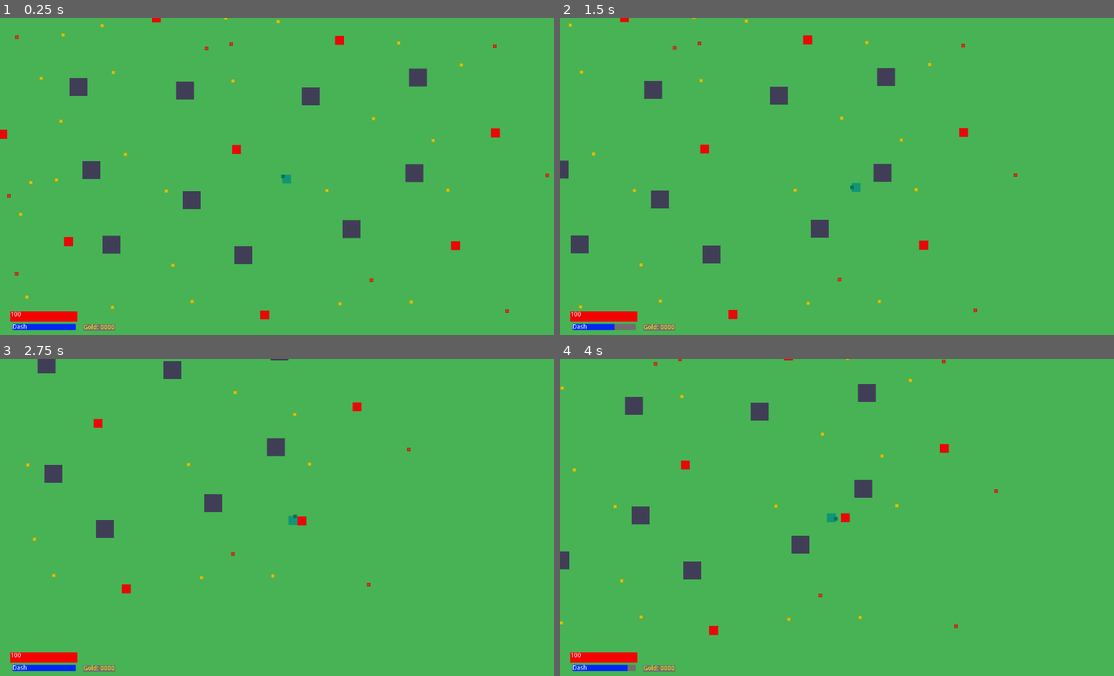
Above: before the commit, frames 1-4 (two rows, left to right).
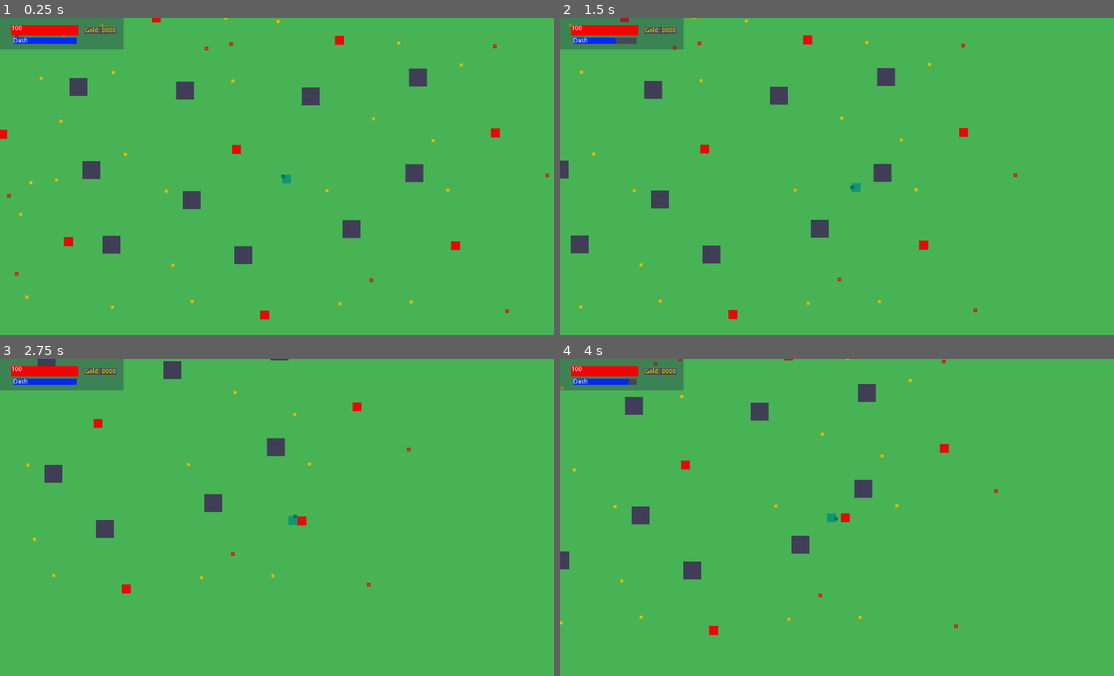
Above: after the commit, the same moments.

Repository: arget4me/TryingToStop
Game: Godot game, scene res://Scenes/SampleScene.tscn
The game is run twice, just before and just after one commit, with the same random seed, the same clock (stepped at 60 frames per second) and the same inputs.
Inputs (mouse positions are in pixels of both pictures, inside the frame that each line leads up to):
- Up to frame 1 (0.25 s): no input
- Up to frame 2 (1.5 s): tap Enter at 0.5 s; move the mouse to (975, 163) at 0.52 s; hold Right (ui_right) 0.53-1.28 s; click (975, 163) at 0.67 s; move the mouse to (731, 195) at 1.27 s; hold Down (ui_down) from 1.28 s (still down)
- Up to frame 3 (2.75 s): move the mouse to (343, 447) at 2.02 s; release Down (ui_down) at 2.03 s; hold Right (ui_right) from 2.03 s (still down)
- Up to frame 4 (4 s): move the mouse to (820, 584) at 2.77 s; release Right (ui_right) at 2.78 s; hold Up (ui_up) 2.78-3.53 s; click (820, 584) at 2.92 s; move the mouse to (1019, 568) at 3.52 s; hold Left (ui_left) from 3.53 s (still down)

The runs differ from the first frame. In frame 1, 3.0% of the frame differs, in the area x 0-23%, y 0-99%; in frame 2, 3.0%; in frame 3, 2.9%; in frame 4, 3.0%.

Commit message:
Top left HUD and player change color when damaged

Diff:
--- a/GrandTale/Scenes/HUD.gd
+++ b/GrandTale/Scenes/HUD.gd
@@ -30,4 +30,4 @@
 
 
 func _on_Player_gold_changed(gold):
-	gold_label.text = "Gold: %7d" % gold
+	gold_label.text = "Gold: %04d" % gold
--- a/GrandTale/Scenes/SampleScene.tscn
+++ b/GrandTale/Scenes/SampleScene.tscn
@@ -181,12 +181,17 @@
 [node name="HUD" type="CanvasLayer" parent="."]
 script = ExtResource( 5 )
 
+[node name="ColorRect" type="ColorRect" parent="HUD"]
+margin_right = 276.0
+margin_bottom = 70.0
+color = Color( 0.172549, 0.247059, 0.317647, 0.415686 )
+
 [node name="Health" type="ColorRect" parent="HUD"]
-margin_left = 23.0
-margin_top = 656.0
-margin_right = 173.0
-margin_bottom = 679.0
-color = Color( 0.454902, 0.435294, 0.435294, 1 )
+margin_left = 25.0
+margin_top = 16.0
+margin_right = 175.0
+margin_bottom = 39.0
+color = Color( 0.282353, 0.27451, 0.345098, 1 )
 
 [node name="CurrentHealth" type="ColorRect" parent="HUD/Health"]
 margin_right = 150.0
@@ -198,11 +203,11 @@
 margin_bottom = 14.0
 
 [node name="Cooldown" type="ColorRect" parent="HUD"]
-margin_left = 28.0
-margin_top = 684.0
-margin_right = 169.0
-margin_bottom = 698.0
-color = Color( 0.454902, 0.435294, 0.435294, 1 )
+margin_left = 30.0
+margin_top = 44.0
+margin_right = 171.0
+margin_bottom = 58.0
+color = Color( 0.282353, 0.27451, 0.345098, 1 )
 
 [node name="CurrentCooldown" type="ColorRect" parent="HUD/Cooldown"]
 margin_right = 141.0
@@ -215,11 +220,11 @@
 text = "Dash"
 
 [node name="Gold" type="ColorRect" parent="HUD"]
-margin_left = 186.0
-margin_top = 685.0
-margin_right = 257.0
-margin_bottom = 699.0
-color = Color( 0.454902, 0.435294, 0.435294, 1 )
+margin_left = 189.0
+margin_top = 21.0
+margin_right = 260.0
+margin_bottom = 35.0
+color = Color( 0.282353, 0.27451, 0.345098, 1 )
 
 [node name="Label" type="Label" parent="HUD/Gold"]
 margin_right = 40.0
--- a/GrandTale/Scripts/Player.gd
+++ b/GrandTale/Scripts/Player.gd
@@ -26,8 +26,15 @@
 onready var HandNode = $Hand
 var HandSpringDistance : float
 
+onready var TempSprite = $ColorRect_TempSprite
+onready var TempSpriteHand = $Hand/ColorRect_TempHand
+var TempSpriteColor
+var TempSpriteHandColor
+
 func _ready():
 	HandSpringDistance = HandNode.position.length()
+	TempSpriteColor = TempSprite.color
+	TempSpriteHandColor = TempSpriteHand.color
 
 func _process(delta):
 
@@ -66,13 +73,18 @@
 	particle.StartSimulation(global_position + 20 * Vector2.UP, 2.0, 20, 30, 3.0, Color.yellow, "+" + str(Amount) + " Gold")
 
 
+func UpdateHealthColor():
+	var HealthRatio = 1 - clamp(float(Health) / float(MaxHealth - 50), 0.2, 1.0)
+	TempSprite.color = lerp(TempSpriteColor, Color.red, HealthRatio)
+	TempSpriteHand.color = lerp(TempSpriteHandColor, Color.red, HealthRatio)
+
 func RecoverHealth(var Amount : int):
 	Health = clamp(Health + Amount, 0, MaxHealth)
 	emit_signal("health_changed", Health)
 	var particle = LabelParticle.instance()
 	get_tree().get_root().add_child(particle)
 	particle.StartSimulation(global_position + 20 * Vector2.UP, 2.0, 20, 30, 3.0, Color.red, "+" + str(Amount))
-
+	UpdateHealthColor()
 
 func _physics_process(_delta):
 	Velocity = move_and_slide(Velocity)
@@ -86,3 +98,4 @@
 		var particle = LabelParticle.instance()
 		get_tree().get_root().add_child(particle)
 		particle.StartSimulation(global_position + 20 * Vector2.UP, 2.0, 20, 30, 3.0, Color.red, "-" + str(body.DamagePerHit))
+		UpdateHealthColor()
